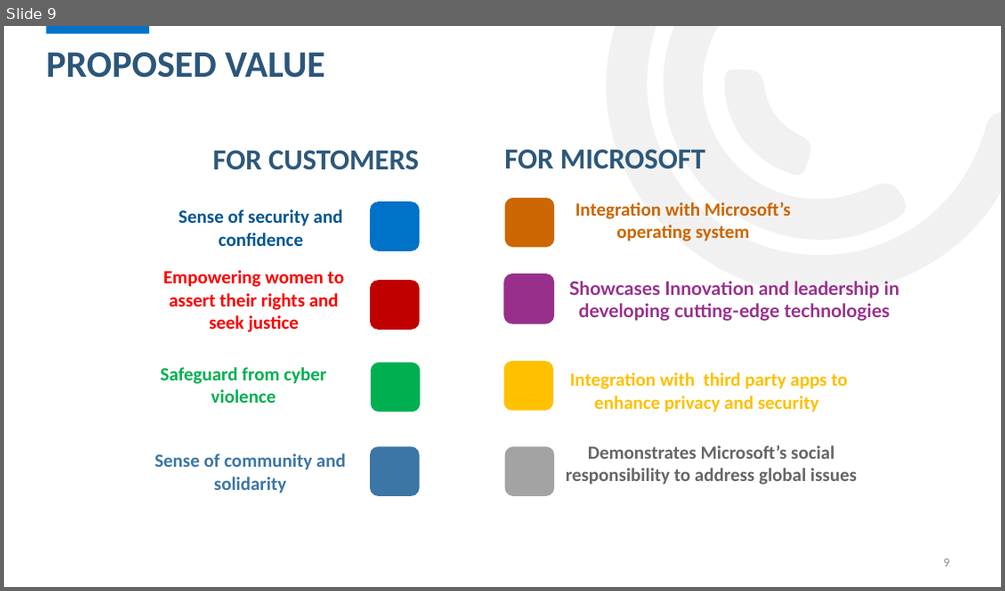
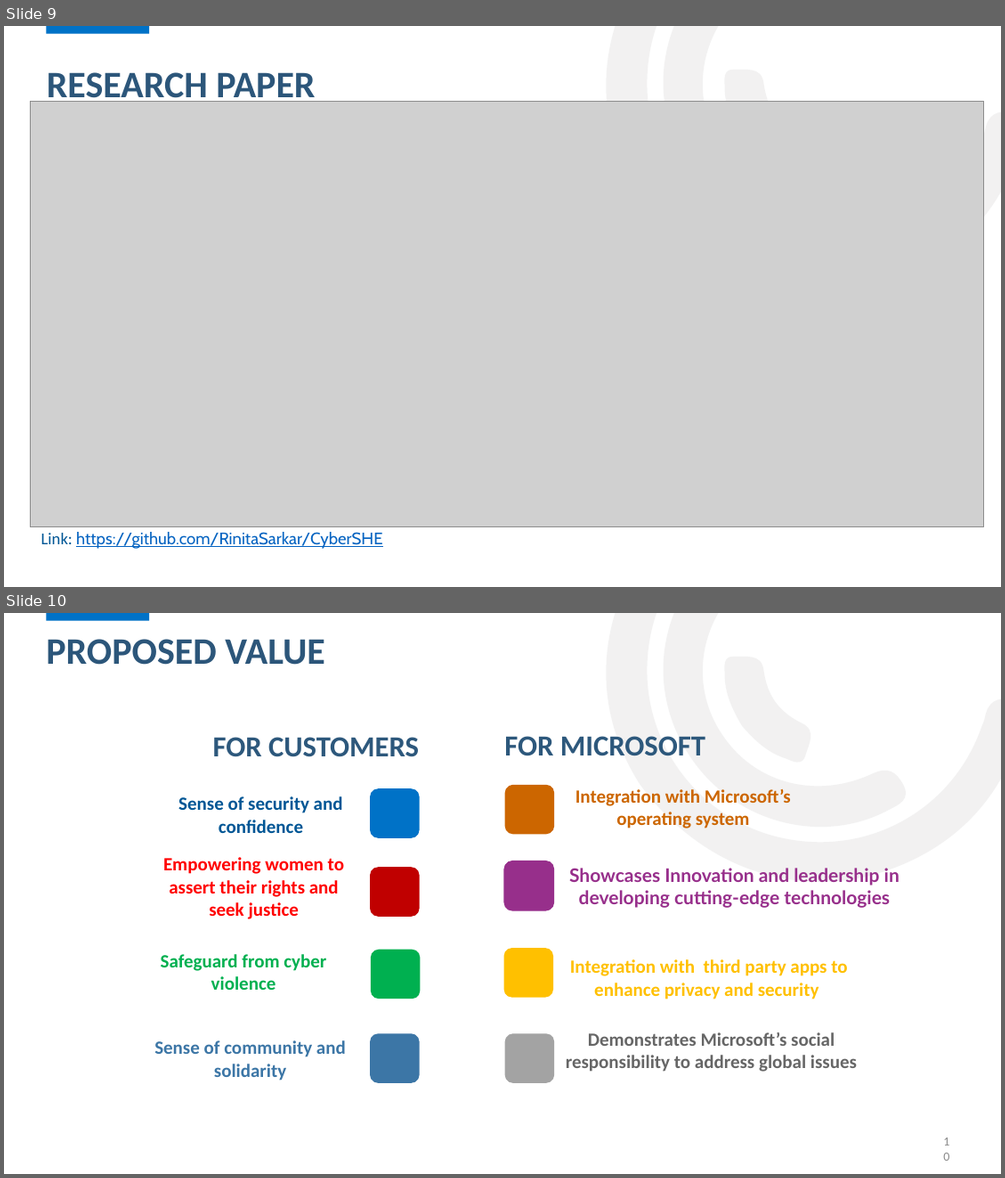
Before and after one commit to RinitaSarkar/CyberSHE, a slide deck: Hack For SAFE.pptx. Shown one above the other, each under a label of ours: slide 9 before the commit, slides 9 and 10 after it. The pictures are 1005x591 and 1005x1178 pixels, drawn with LibreOffice and Linux fonts; fonts in the diff are those of the drawing; grey boxes stand for pictures. Boxes give left, top, right and bottom in pixels: in the first picture for what was removed or moved away, otherwise in the second. Text is boxed around its words. In the diff, an @@ line names an element or a change of style, - is before the commit and + after.

```diff
--- a/Hack For SAFE.pptx
+++ b/Hack For SAFE.pptx
@@ slide 9 added at (4,26,1001,587), background #FFFFFF; not listed: 4 template elements that a slide beside it also shows @@
@@ title added at (47,72,315,102), 36 pt, text #2C567A, bold @@
+RESEARCH PAPER
@@ picture added at (30,101,984,527) @@
@@ text added at (41,532,382,548), 16 pt, text #0563C1, underline @@
+Link: https://github.com/RinitaSarkar/CyberSHE
@@ what was slide 9 is now slide 10 @@
@@ page number at (943,1145,949,1153): text changed @@
-9
+10
```
Also in this commit, not shown: 3 slides changed, 3 other files.
